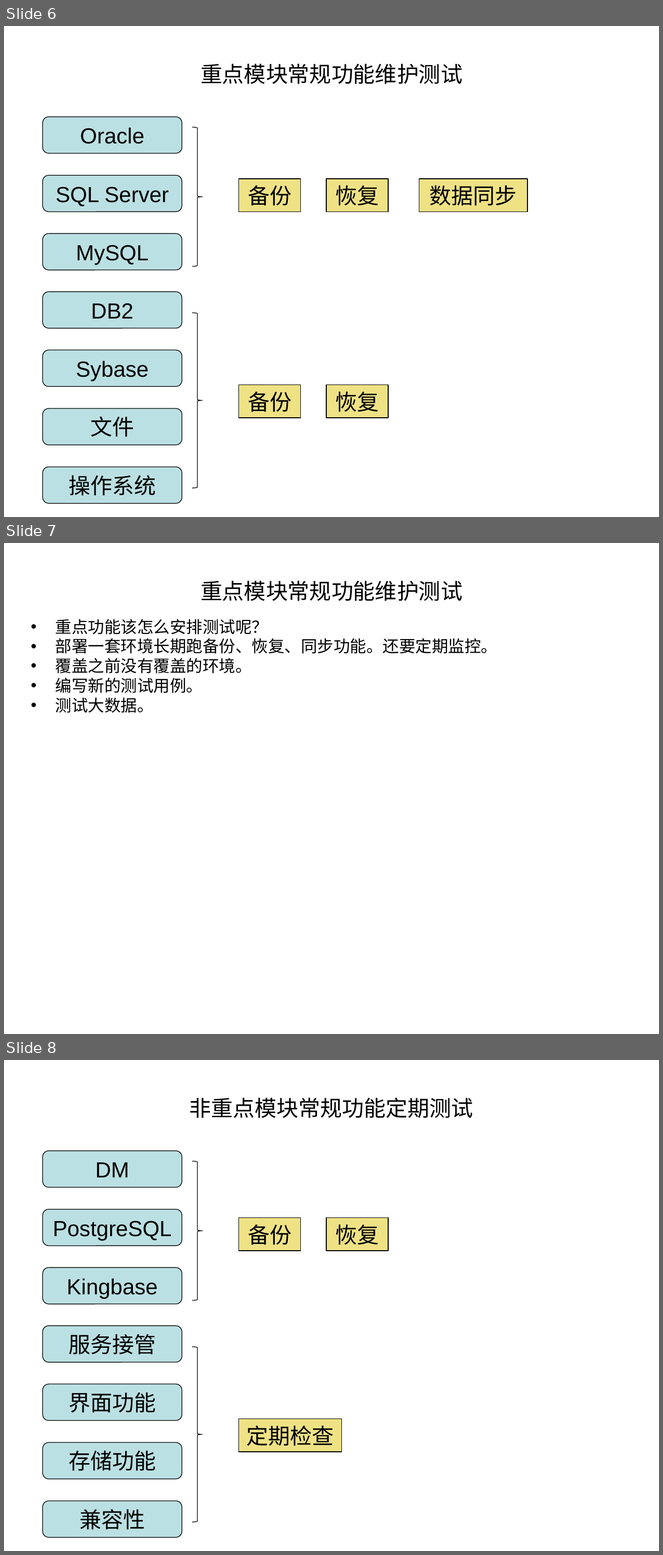
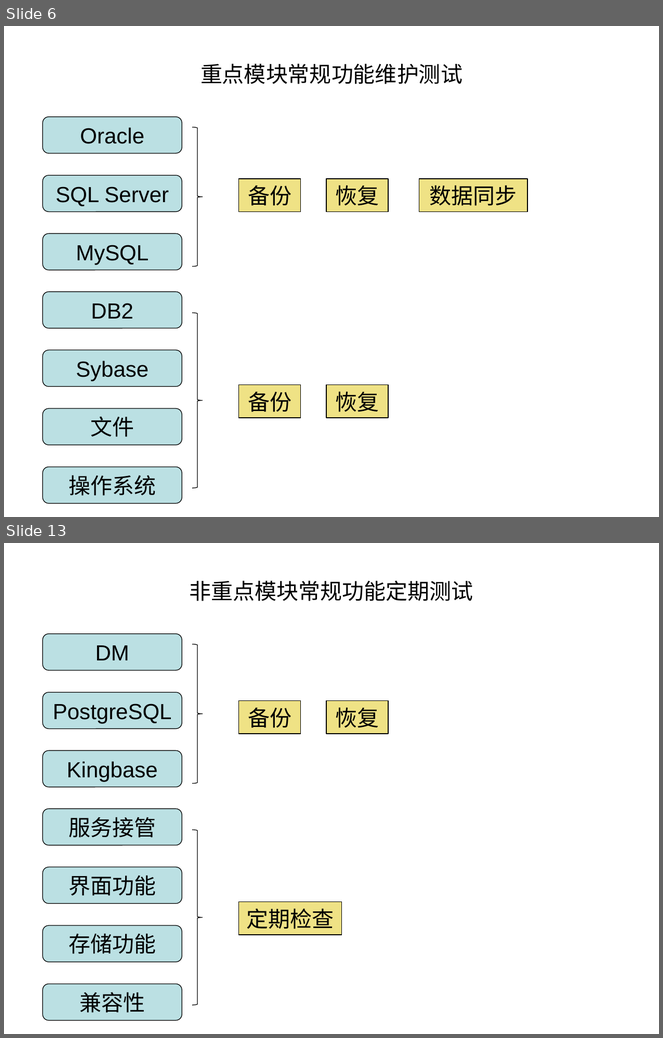
Before and after one commit to irene1990/Teamleader, a slide deck: PPT/Training/release process.ppt. Shown one above the other, each under a label of ours: slides 6, 7 and 8 before the commit, slides 6 and 13 after it; the slides between them are not shown. The pictures are 663x1555 and 663x1038 pixels, drawn with LibreOffice and Linux fonts; fonts in the diff are those of the drawing. Boxes give left, top, right and bottom in pixels: in the first picture for what was removed or moved away, otherwise in the second. Text is boxed around its words. In the diff, an @@ line names an element or a change of style, - is before the commit and + after.

```diff
--- a/PPT/Training/release process.ppt
+++ b/PPT/Training/release process.ppt
@@ slide 7 removed at bbox=[4, 543, 659, 1034], background #FFFFFF @@
@@ title removed at bbox=[201, 580, 463, 601] @@
-重点模块常规功能维护测试
@@ text removed at bbox=[55, 619, 497, 713] @@
-• 重点功能该怎么安排测试呢？
-• 部署一套环境长期跑备份、恢复、同步功能。还要定期监控。
-• 覆盖之前没有覆盖的环境。
-• 编写新的测试用例。
-• 测试大数据。
@@ what was slide 8 is now slide 13 @@
```
Also in this commit, not shown: 2 slides changed, 8 slides added, 1 other slide removed.
